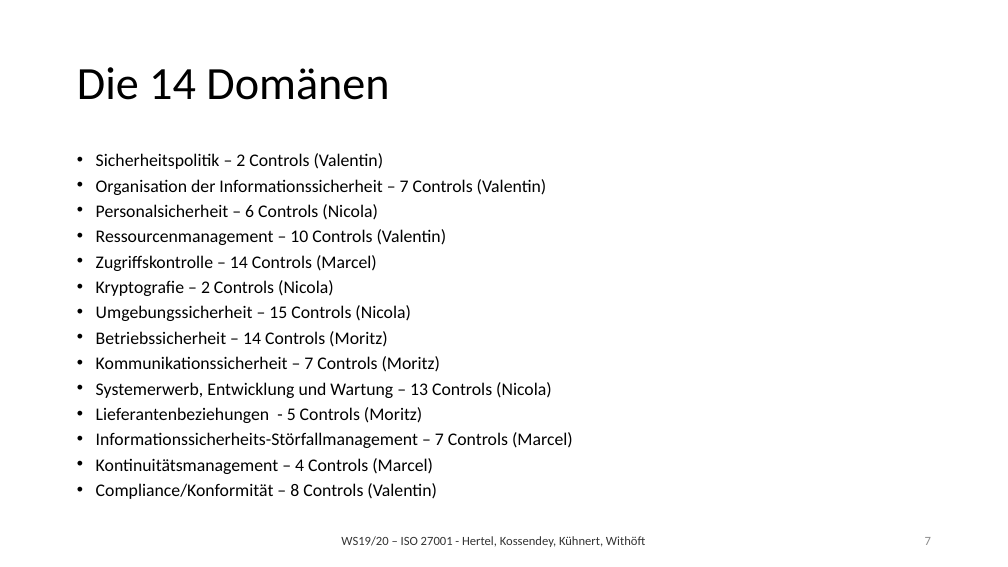
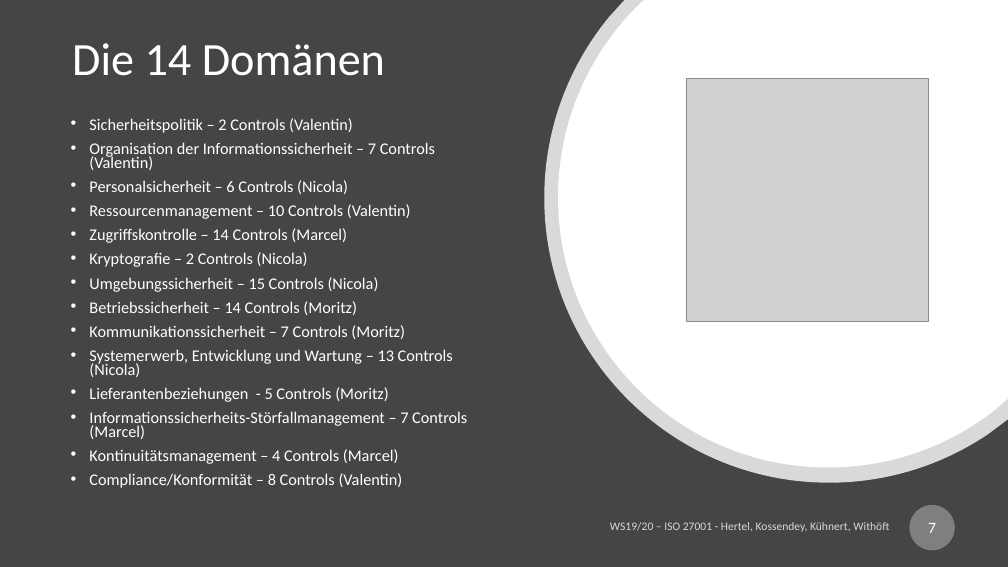
Before and after one commit to mwithoeft/SicherheitUndZuverlaessigkeit, a slide deck: slide 7 of merged.pptx. Drawn at 1008x567 pixels with LibreOffice and Linux fonts; fonts in the diff are those of the drawing; grey boxes stand for pictures. Boxes give left, top, right and bottom in pixels: in the first picture for what was removed or moved away, otherwise in the second. Text is boxed around its words. In the diff, an @@ line names an element or a change of style, - is before the commit and + after.

Commit message:
Hier

```diff
--- a/merged.pptx
+++ b/merged.pptx
@@ background #FFFFFF to #454545 @@
@@ title "Die 14 Domänen" moved from (x1=77, y1=67, x2=389, y2=100) to (x1=72, y1=43, x2=385, y2=76) @@
@@ title "Die 14 Domänen" at (x1=72, y1=43, x2=385, y2=76): text colour #000000 to #FFFFFF @@
@@ freeform shape added at (x1=544, y1=0, x2=1008, y2=483), fill #FFFFFF at 80% opacity @@
@@ freeform shape added at (x1=558, y1=0, x2=1008, y2=467), fill #FFFFFF @@
@@ picture added at (x1=686, y1=79, x2=929, y2=321) @@
@@ text "Sicherheitspolitik – 2 Controls (Valentin)" moved from (x1=96, y1=153, x2=573, y2=499) to (x1=89, y1=118, x2=467, y2=488) @@
@@ text "Sicherheitspolitik – 2 Controls (Valentin)" at (x1=89, y1=118, x2=467, y2=488): size 16.9 to 15.5 pt, text colour #000000 to #FFFFFF @@
@@ page number resized from (x1=925, y1=537, x2=931, y2=545) to (x1=910, y1=505, x2=955, y2=551) @@
@@ page number at (x1=910, y1=505, x2=955, y2=551): size 12 to 15 pt, text colour #8C8C8C to #FFFFFF; alignment right to centre; more space between paragraphs; fill none to #7F7F7F @@
@@ text "WS19/20 – ISO 27001 - ..." moved from (x1=341, y1=536, x2=645, y2=547) to (x1=610, y1=522, x2=889, y2=532) @@
@@ text "WS19/20 – ISO 27001 - ..." at (x1=610, y1=522, x2=889, y2=532): size 12 to 11 pt, text colour #000000 at 80% opacity to #FFFFFF at 80% opacity; alignment left to right @@
```
